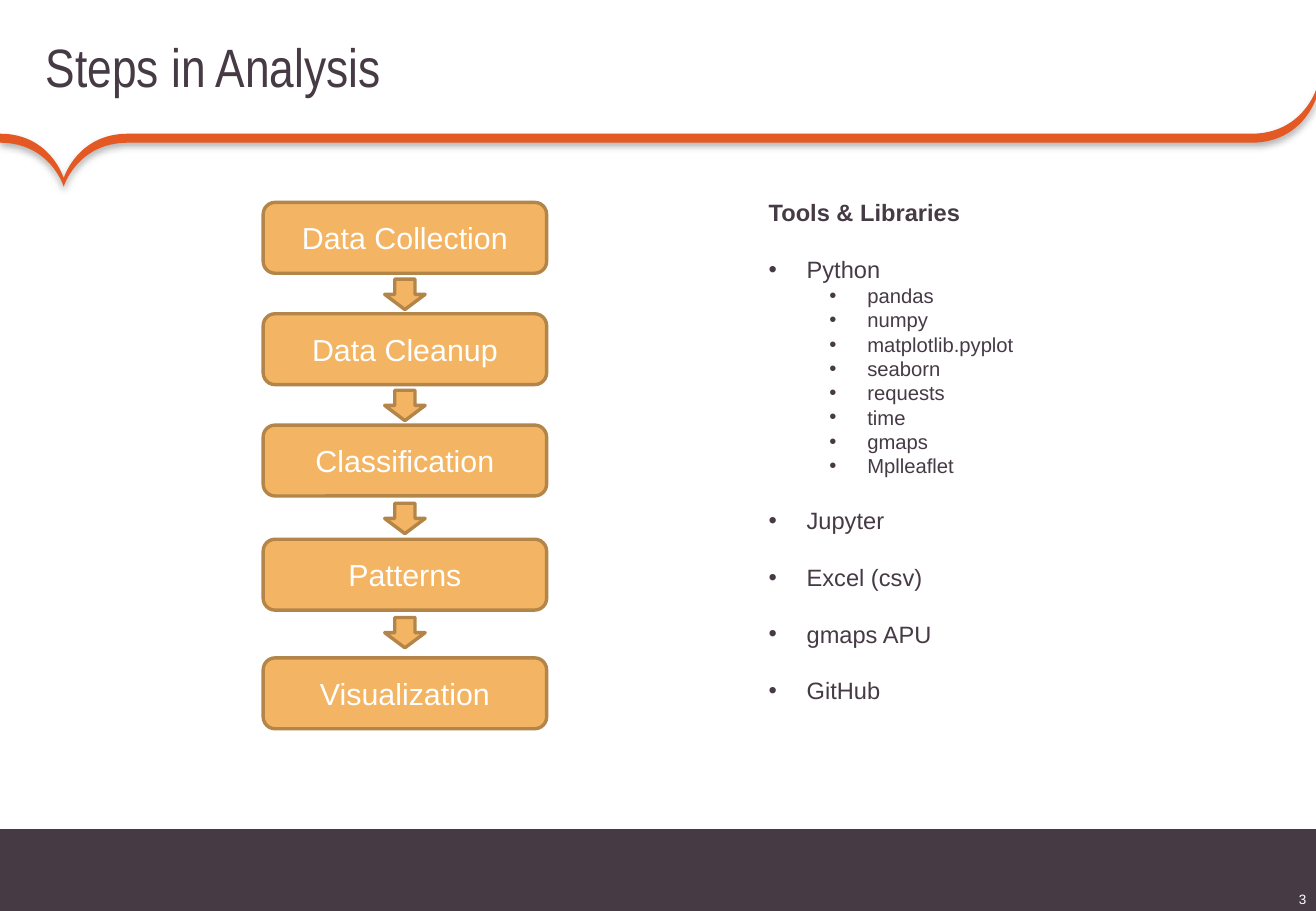
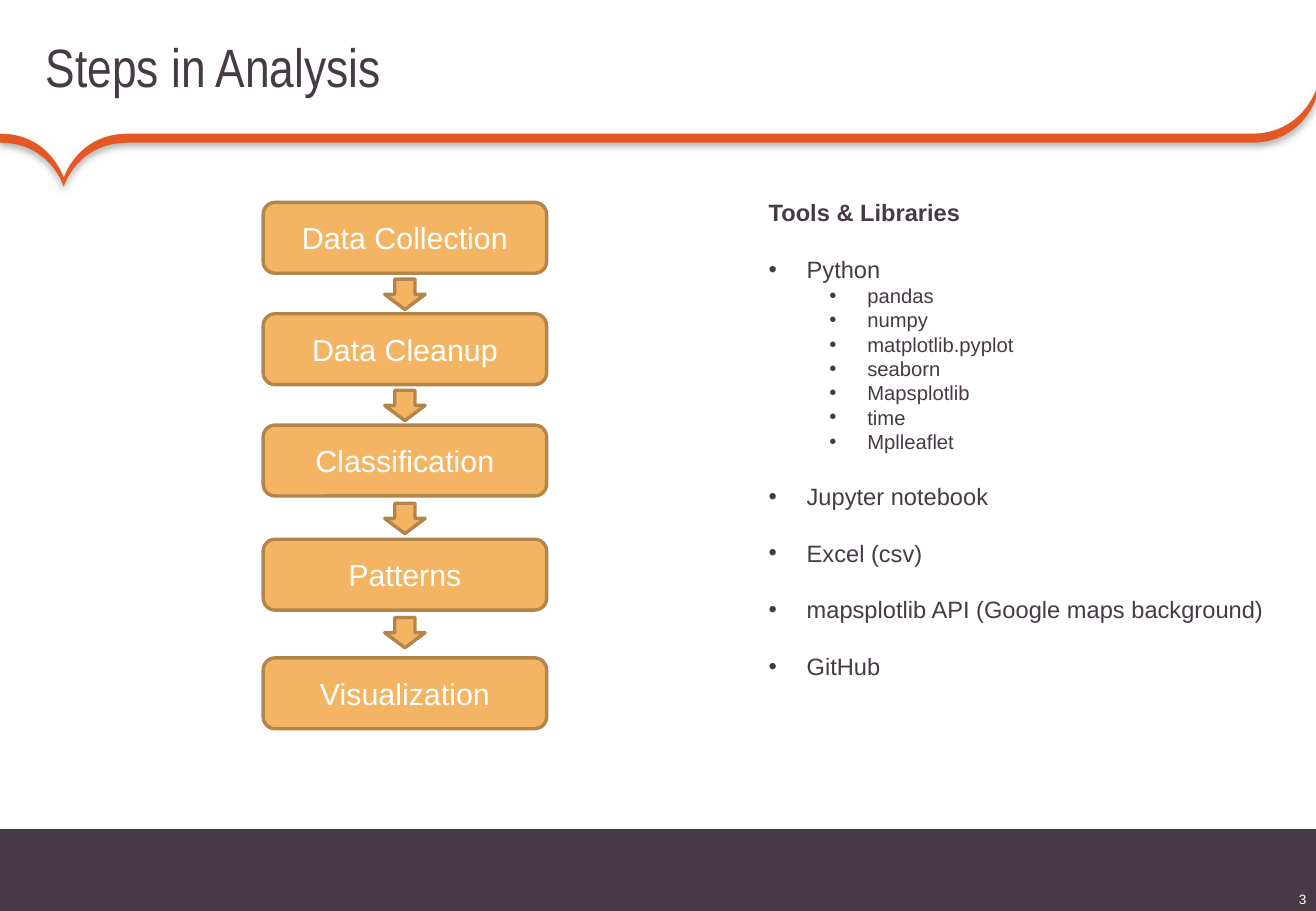
Before and after one commit to komalac/DC-Metro-Crime-data-analytics, a slide deck: slide 3 of CRIME DATA ANALYSIS (DC).pptx. Drawn at 1316x911 pixels with LibreOffice and Linux fonts; fonts in the diff are those of the drawing. Boxes give left, top, right and bottom in pixels: in the first picture for what was removed or moved away, otherwise in the second. Text is boxed around its words. In the diff, an @@ line names an element or a change of style, - is before the commit and + after.

Commit message:
Corrected library information

```diff
--- a/CRIME DATA ANALYSIS (DC).pptx
+++ b/CRIME DATA ANALYSIS (DC).pptx
@@ text at (867,385,969,405): text changed @@
-  • requests
+  • Mapsplotlib
@@ text at (867,438,928,454): paragraph removed @@
-  • gmaps
@@ text at (807,488,988,510): text changed @@
-• Jupyter
+• Jupyter notebook
@@ text at (807,601,1262,623): text changed @@
-• gmaps APU
+• mapsplotlib API (Google maps background)
```
